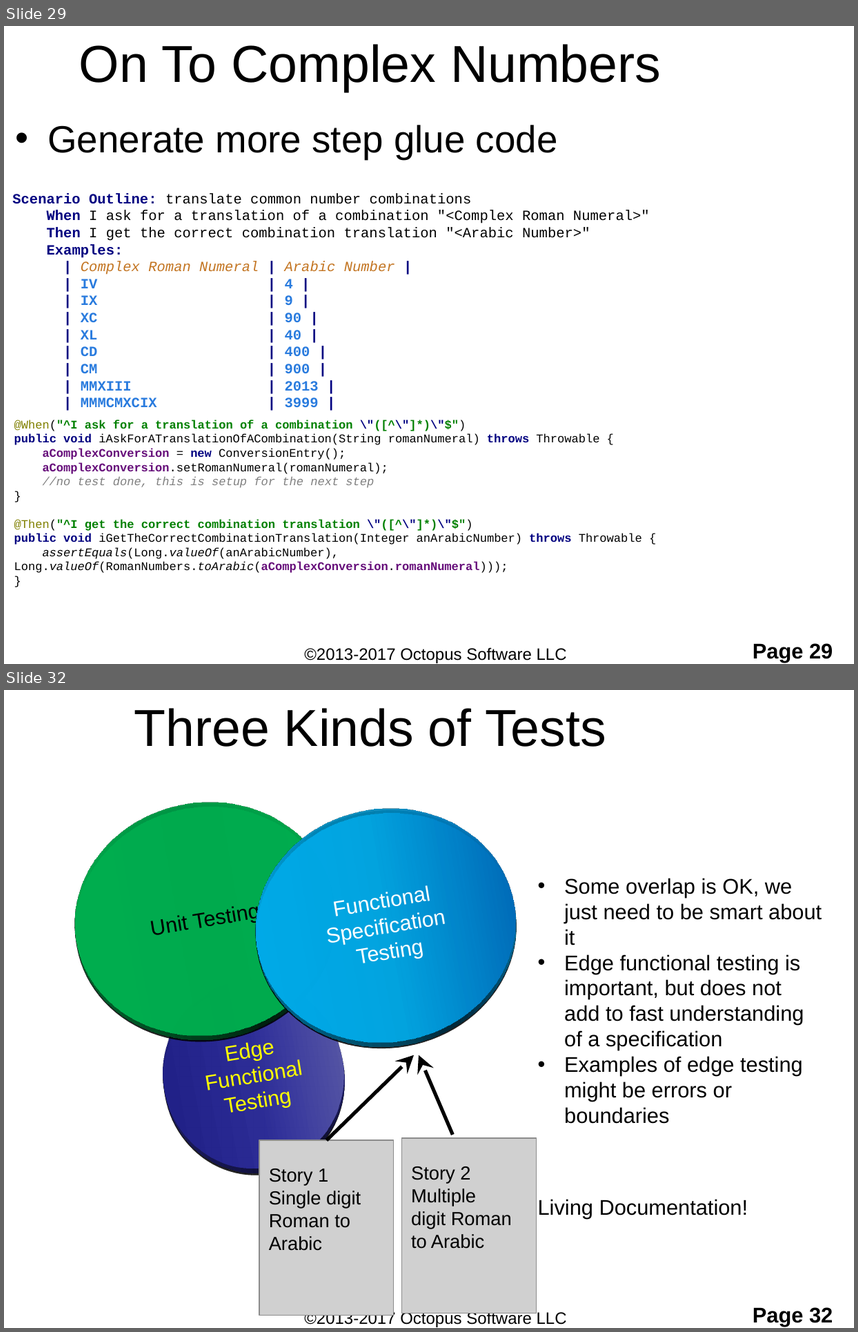
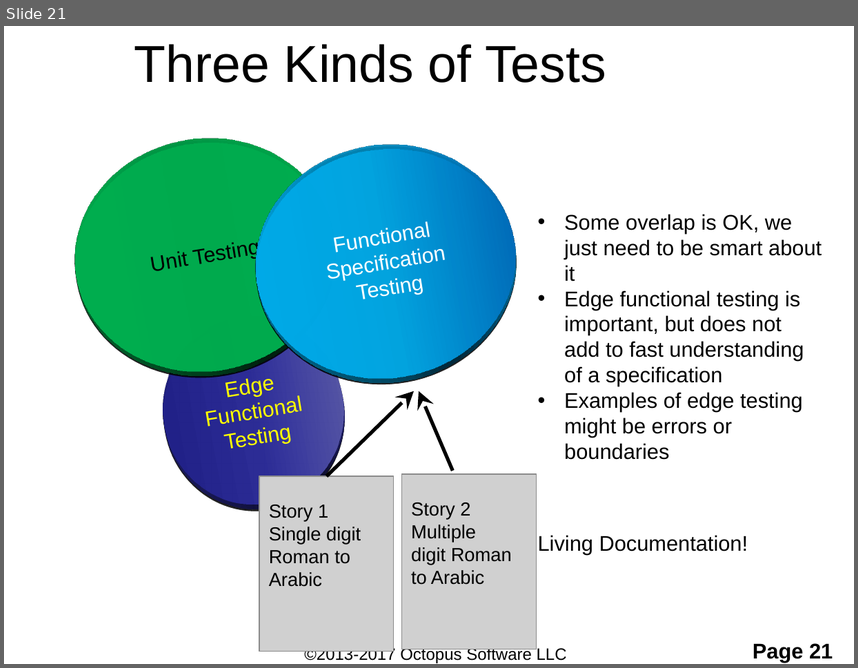
Before and after one commit to ShaneOctopus/RomanConversionStarting, a slide deck: workingFiles/TDD and BDD.pptx. Shown one above the other, each under a label of ours: slides 29 and 32 before the commit, slide 21 after it; the slides between them are not shown. The pictures are 858x1332 and 858x668 pixels, drawn with LibreOffice and Linux fonts; fonts in the diff are those of the drawing; grey boxes stand for pictures; background and template pictures are left out. Boxes give left, top, right and bottom in pixels: in the first picture for what was removed or moved away, otherwise in the second. Text is boxed around its words. In the diff, an @@ line names an element or a change of style, - is before the commit and + after.

```diff
--- a/workingFiles/TDD and BDD.pptx
+++ b/workingFiles/TDD and BDD.pptx
@@ slide 29 removed at (4, 26, 854, 664), background #FFFFFF; not listed: 1 template element that a slide beside it also shows @@
@@ title removed at (79, 44, 661, 92) @@
-On To Complex Numbers
@@ text removed at (47, 125, 558, 159) @@
-• Generate more step glue code
@@ text removed at (12, 193, 650, 408) @@
-Scenario Outline: translate common number combinations
-When I ask for a translation of a combination "<Complex Roman Numeral>"
-Then I get the correct combination translation "<Arabic Number>"
-Examples:
-| Complex Roman Numeral | Arabic Number |
-| IV | 4 |
-| IX | 9 |
-| XC | 90 |
-| XL | 40 |
-| CD | 400 |
-| CM | 900 |
-| MMXIII | 2013 |
-| MMMCMXCIX | 3999 |
@@ text removed at (14, 419, 642, 572) @@
-@When("^I ask for a translation of a combination \"([^\"]*)\"$")
-public void iAskForATranslationOfACombination(String romanNumeral) throws Throwable {
-aComplexConversion = new ConversionEntry();
-aComplexConversion.setRomanNumeral(romanNumeral);
-//no test done, this is setup for the next step
-}
-@Then("^I get the correct combination translation \"([^\"]*)\"$")
-public void iGetTheCorrectCombinationTranslation(Integer anArabicNumber) throws Throwable {
-assertEquals(Long.valueOf(anArabicNumber), Long.valueOf(RomanNumbers.toArabic(aComplexConversion.romanNumeral)));
-}
@@ text removed at (304, 647, 567, 663) @@
-©2013-2017 Octopus Software LLC
@@ what was slide 32 is now slide 21 @@
@@ page number at (753, 643, 833, 661): text changed @@
-Page 32
+Page 21
```
Also in this commit, not shown: 9 slides changed, 18 other slides removed, 1 other file.
